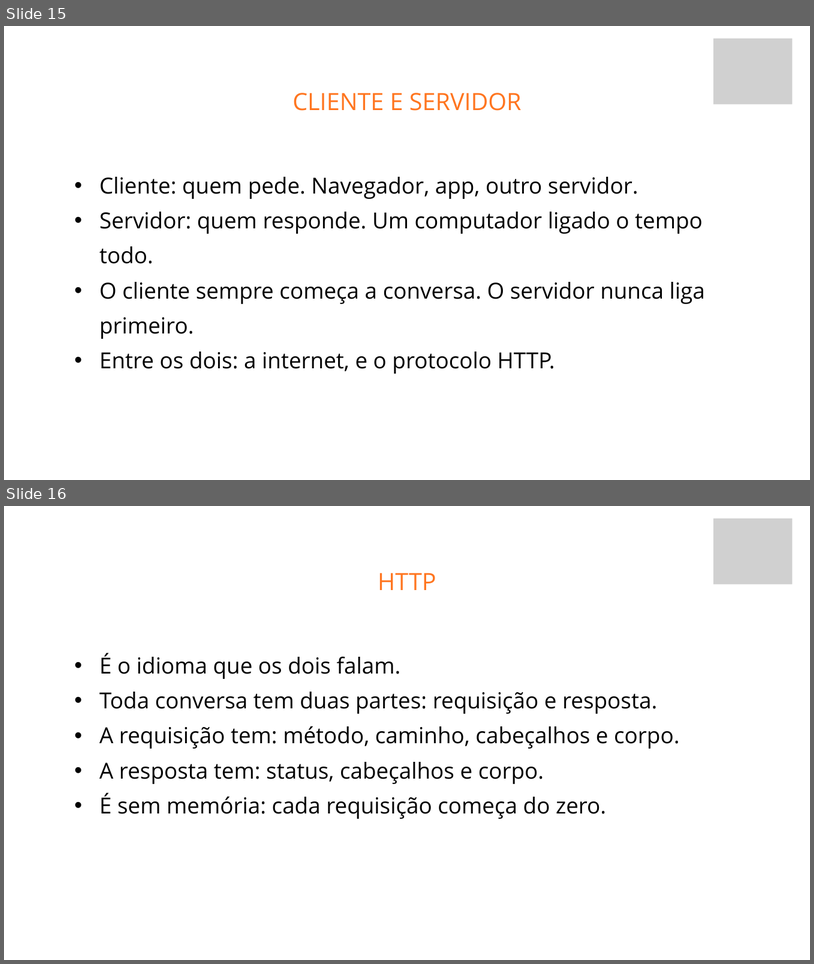
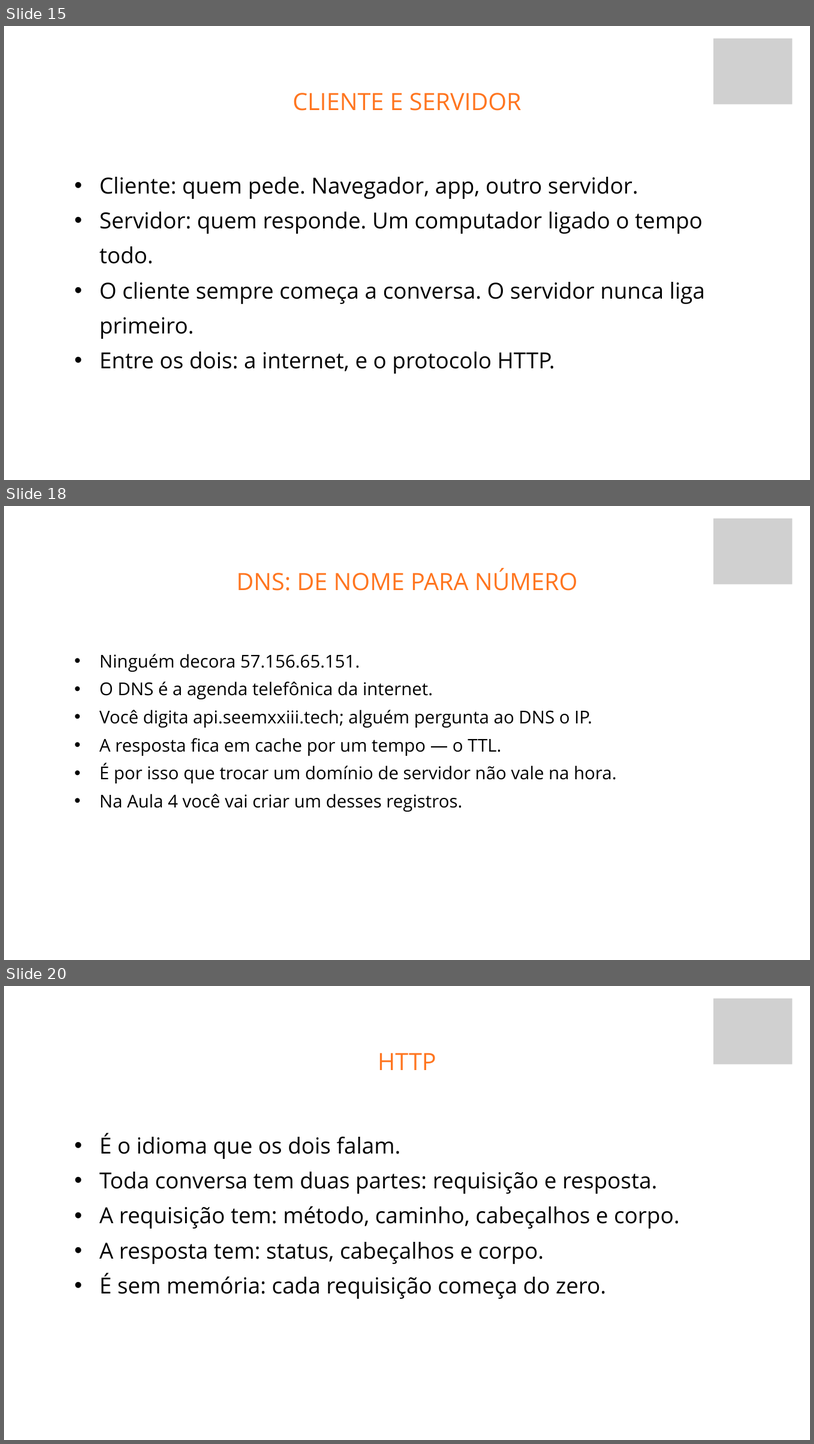
Before and after one commit to fabriciosiqueira08/capacitacao-gabarito, a slide deck: slides/build/aula-01-fundamentos-de-back-end.pptx. Shown one above the other, each under a label of ours: slides 15 and 16 before the commit, slides 15, 18 and 20 after it; the slides between them are not shown. The pictures are 814x964 and 814x1444 pixels, drawn with LibreOffice and Linux fonts; fonts in the diff are those of the drawing; grey boxes stand for pictures; background and template pictures are left out. Boxes give left, top, right and bottom in pixels: in the first picture for what was removed or moved away, otherwise in the second. Text is boxed around its words. In the diff, an @@ line names an element or a change of style, - is before the commit and + after.

Commit message:
Aula 1: rede, HTTP e as lacunas de Ruby

```diff
--- a/slides/build/aula-01-fundamentos-de-back-end.pptx
+++ b/slides/build/aula-01-fundamentos-de-back-end.pptx
@@ slide 18 added at [4, 506, 810, 960], background picture (left out) @@
@@ picture added at [714, 519, 792, 584] @@
@@ text added at [237, 568, 578, 591], 42.4 pt, text #FF751F @@
+DNS: DE NOME PARA NÚMERO
@@ text added at [99, 654, 617, 811], 31.6 pt, text #000000 @@
+  • Ninguém decora 57.156.65.151.
+  • O DNS é a agenda telefônica da internet.
+  • Você digita api.seemxxiii.tech; alguém pergunta ao DNS o IP.
+  • A resposta fica em cache por um tempo — o TTL.
+  • É por isso que trocar um domínio de servidor não vale na hora.
+  • Na Aula 4 você vai criar um desses registros.
@@ what was slide 16 is now slide 20 @@
```
Also in this commit, not shown: 12 other slides added, 14 other files.
